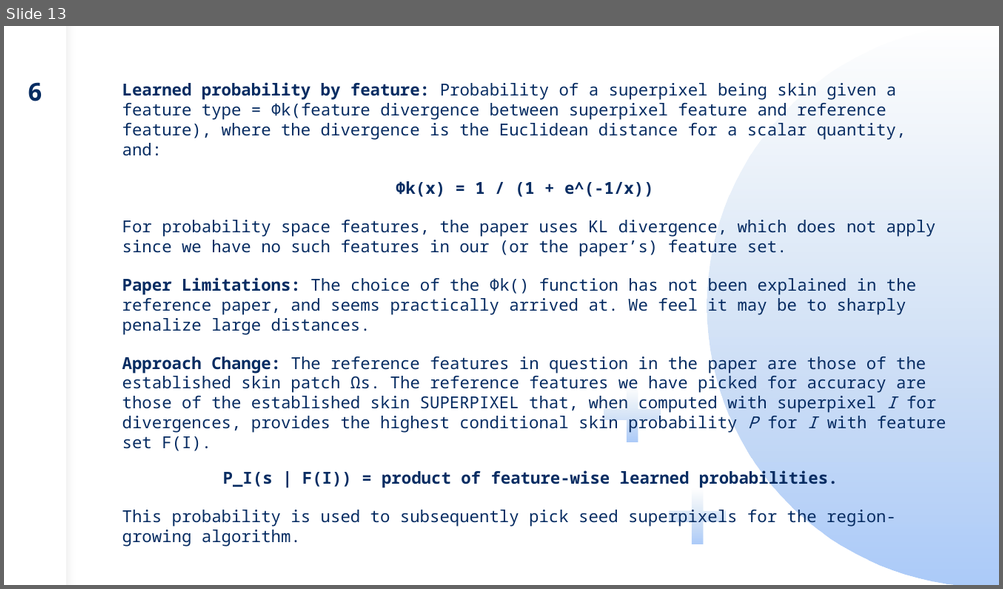
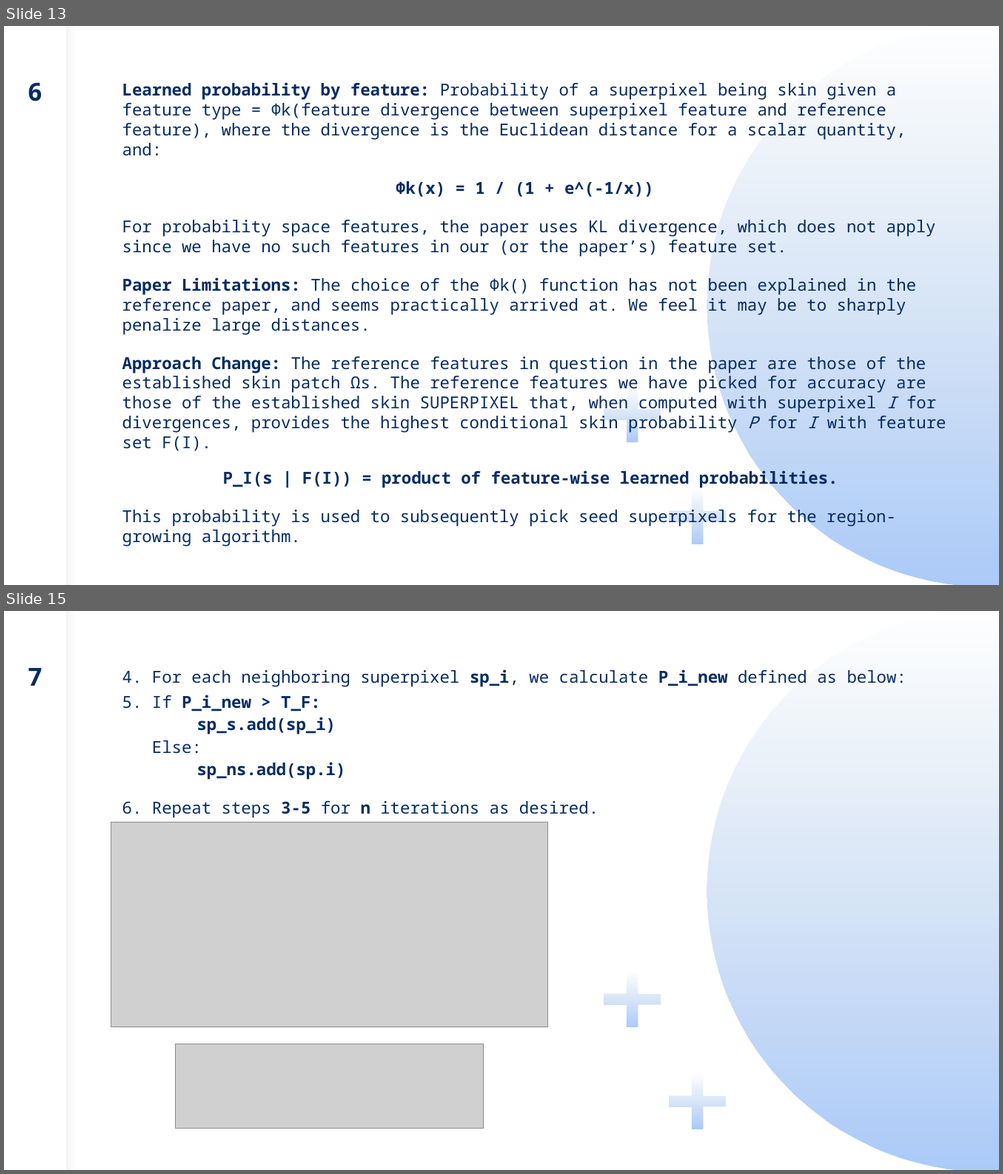
Before and after one commit to icingtea/skin_detection, a slide deck: presentation.pptx. Shown one above the other, each under a label of ours: slide 13 before the commit, slides 13 and 15 after it; the slides between them are not shown. The pictures are 1003x589 and 1003x1174 pixels, drawn with LibreOffice and Linux fonts; fonts in the diff are those of the drawing; grey boxes stand for pictures. Boxes give left, top, right and bottom in pixels: in the first picture for what was removed or moved away, otherwise in the second. Text is boxed around its words. In the diff, an @@ line names an element or a change of style, - is before the commit and + after.

```diff
--- a/presentation.pptx
+++ b/presentation.pptx
@@ slide 15 added at (x1=4, y1=611, x2=999, y2=1170), background #FFFFFF; not listed: 4 template elements that a slide beside it also shows @@
@@ text added at (x1=28, y1=668, x2=42, y2=686), 24 pt, text #072C62, bold @@
+7
@@ text added at (x1=122, y1=669, x2=906, y2=817), 16 pt, text #072C62 @@
+4. For each neighboring superpixel sp_i, we calculate P_i_new defined as below:
+5. If P_i_new > T_F:
+sp_s.add(sp_i)
+Else:
+sp_ns.add(sp.i)
+6. Repeat steps 3-5 for n iterations as desired.
@@ picture added at (x1=111, y1=822, x2=547, y2=1028) @@
@@ picture added at (x1=175, y1=1045, x2=483, y2=1129) @@
```
Also in this commit, not shown: 1 slide changed, 2 other slides added.
